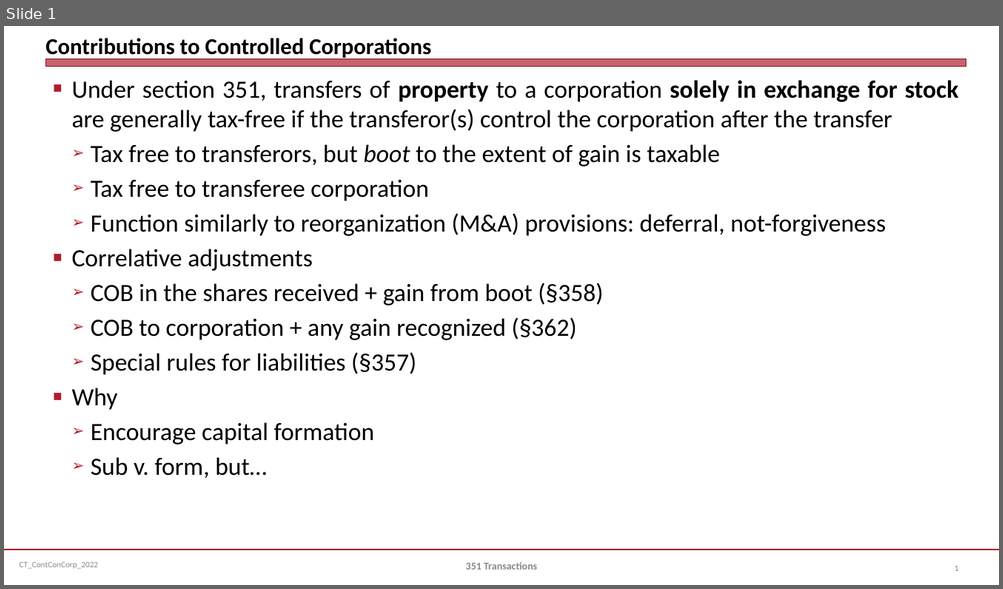
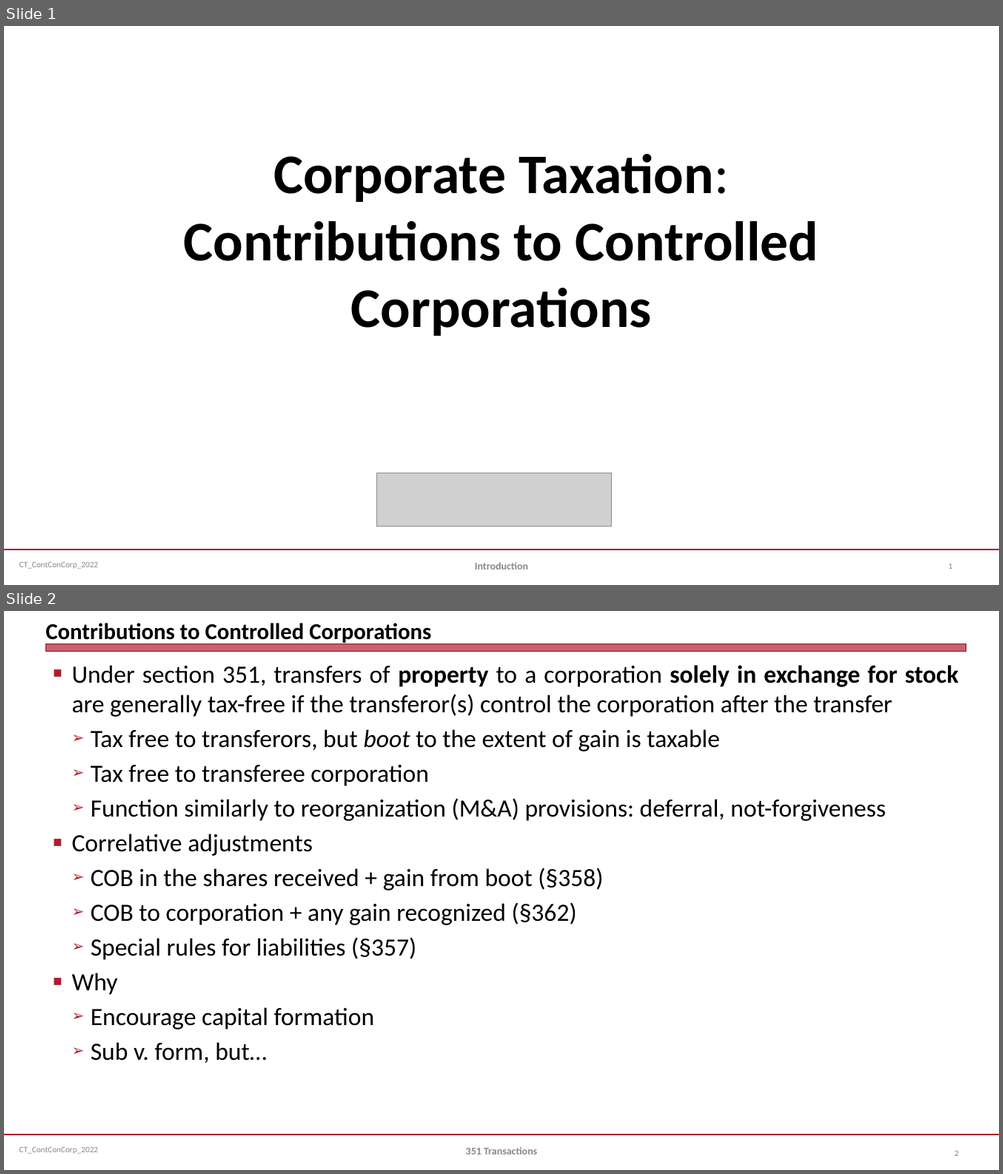
Before and after one commit to jmc877/Corporate-Tax, a slide deck: slides/CT_ContConCorp_2022.pptx. Shown one above the other, each under a label of ours: slide 1 before the commit, slides 1 and 2 after it. The pictures are 1003x589 and 1003x1174 pixels, drawn with LibreOffice and Linux fonts; fonts in the diff are those of the drawing; grey boxes stand for pictures. Boxes give left, top, right and bottom in pixels: in the first picture for what was removed or moved away, otherwise in the second. Text is boxed around its words. In the diff, an @@ line names an element or a change of style, - is before the commit and + after.

```diff
--- a/slides/CT_ContConCorp_2022.pptx
+++ b/slides/CT_ContConCorp_2022.pptx
@@ slide 1 added at <box>4,26,999,585</box>, background #FFFFFF; not listed: 2 template elements that a slide beside it also shows @@
@@ title added at <box>184,154,819,336</box>, 54 pt, text #000000, bold @@
+Corporate Taxation: Contributions to Controlled Corporations
@@ picture added at <box>377,474,612,527</box> @@
@@ text added at <box>475,562,528,570</box>, 10 pt, text #898989, bold @@
+Introduction
@@ page number added at <box>948,564,953,569</box>, 8 pt, text #808080 @@
+1
@@ what was slide 1 is now slide 2 @@
@@ page number at <box>954,1151,959,1156</box>: text changed @@
-1
+2
```
Also in this commit, not shown: 4 other files.
